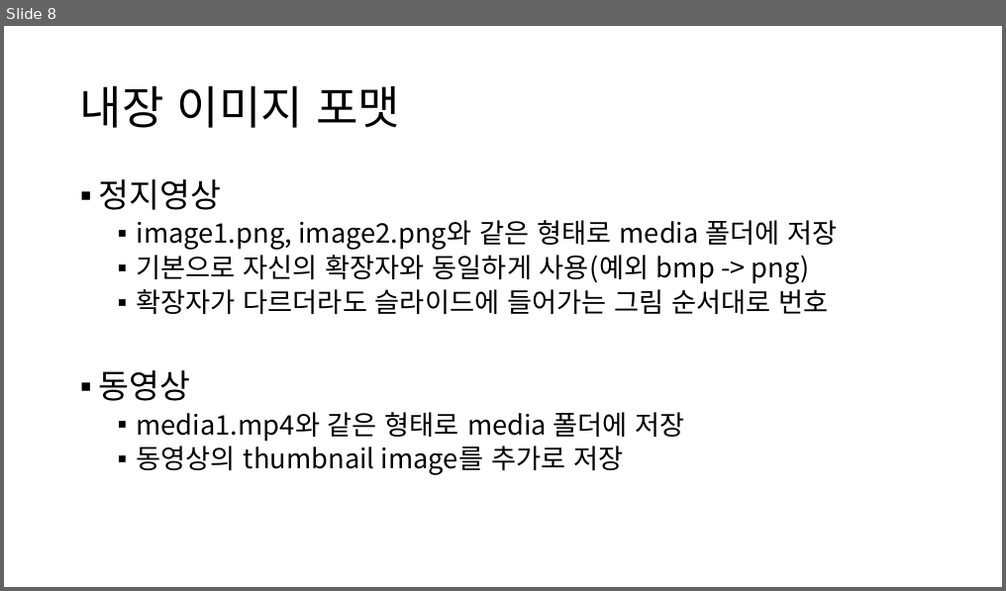
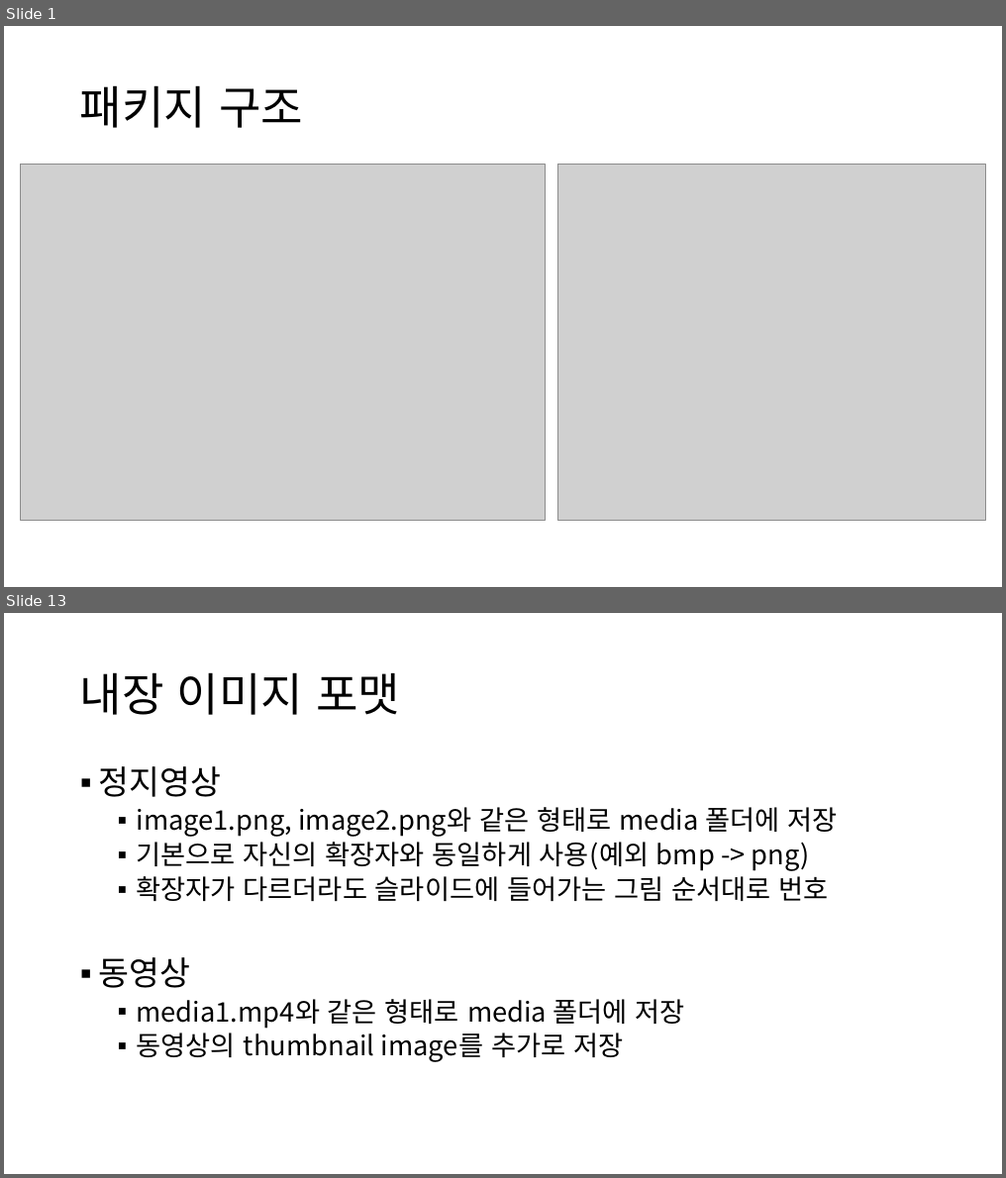
Before and after one commit to meshabber/Inventive-Design-Project-II, a slide deck: docs/Analayze/161101.pptx. Shown one above the other, each under a label of ours: slide 8 before the commit, slides 1 and 13 after it; the slides between them are not shown. The pictures are 1006x591 and 1006x1178 pixels, drawn with LibreOffice and Linux fonts; fonts in the diff are those of the drawing; grey boxes stand for pictures. Boxes give left, top, right and bottom in pixels: in the first picture for what was removed or moved away, otherwise in the second. Text is boxed around its words. In the diff, an @@ line names an element or a change of style, - is before the commit and + after.

```diff
--- a/docs/Analayze/161101.pptx
+++ b/docs/Analayze/161101.pptx
@@ slide 1 added at [4, 26, 1002, 587], background #FFFFFF @@
@@ title added at [80, 85, 303, 128], 44 pt, text #000000 @@
+패키지 구조
@@ picture added at [21, 165, 545, 521] @@
@@ picture added at [558, 165, 985, 521] @@
@@ what was slide 8 is now slide 13 @@
```
Also in this commit, not shown: 7 slides changed, 4 other slides added.
